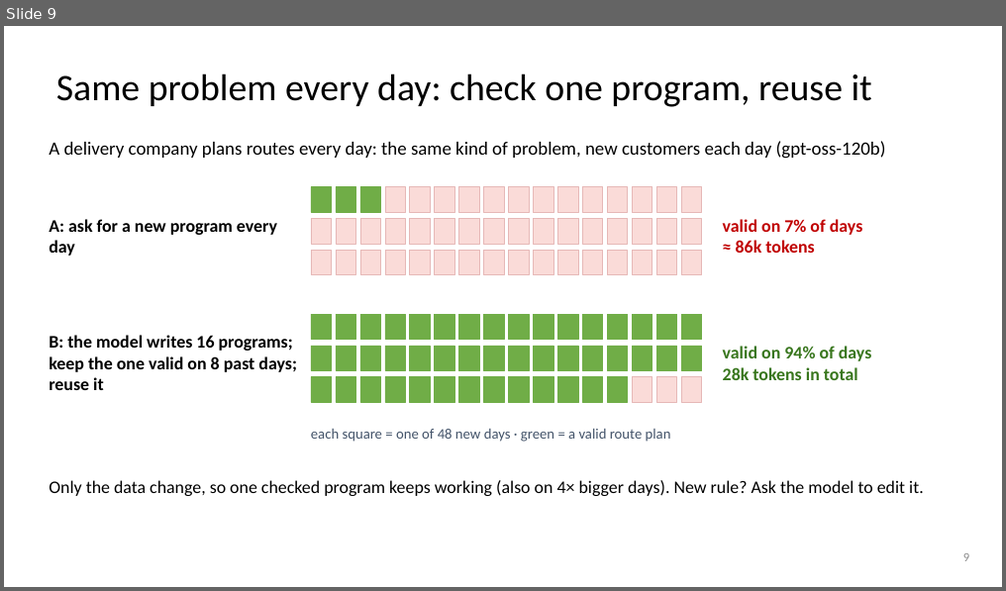
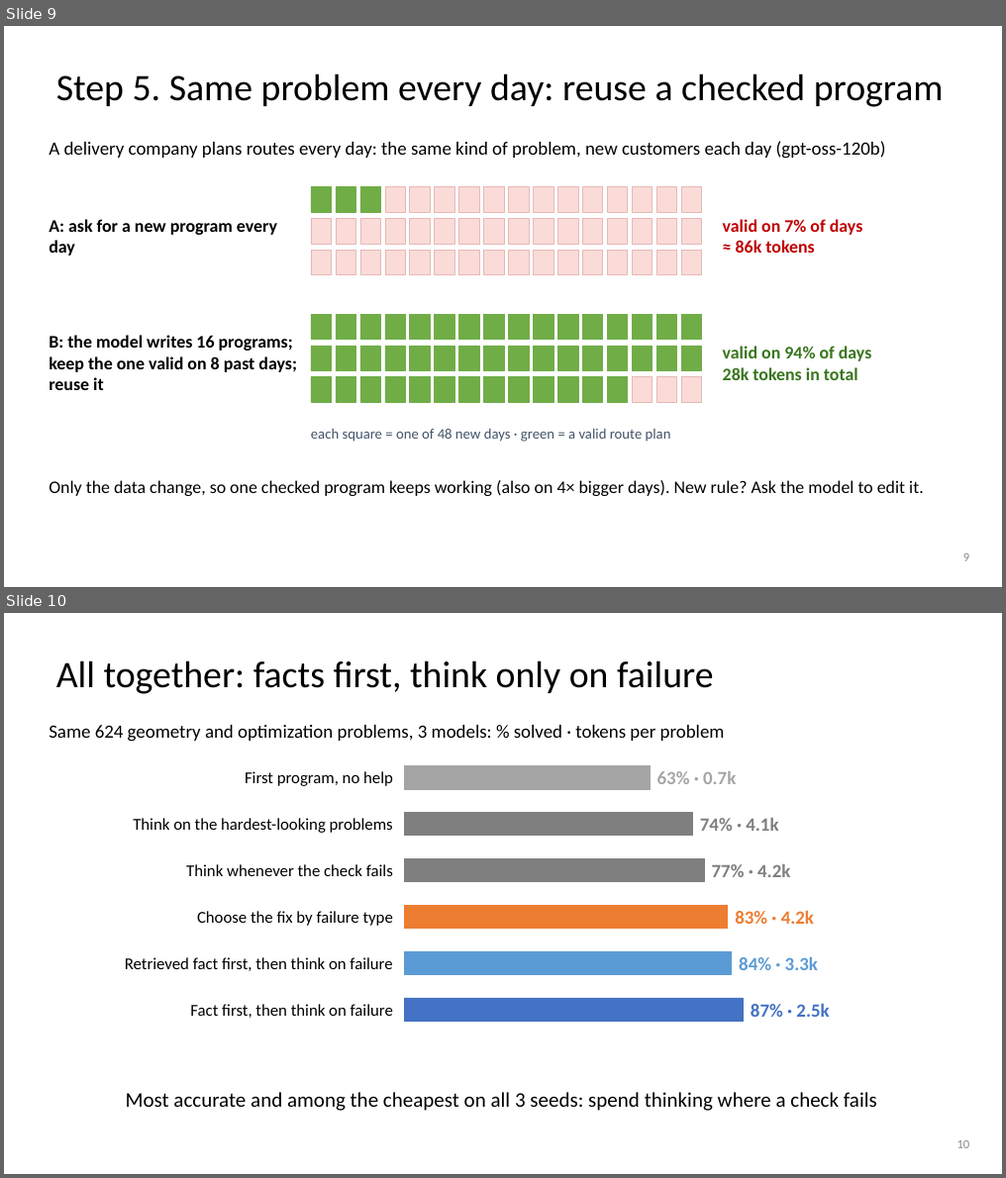
Before and after one commit to dlwns147/CSED490E_Project_Team5, a slide deck: PROPOSAL_slides.pptx. Shown one above the other, each under a label of ours: slide 9 before the commit, slides 9 and 10 after it. The pictures are 1006x591 and 1006x1178 pixels, drawn with LibreOffice and Linux fonts; fonts in the diff are those of the drawing. Boxes give left, top, right and bottom in pixels: in the first picture for what was removed or moved away, otherwise in the second. Text is boxed around its words. In the diff, an @@ line names an element or a change of style, - is before the commit and + after.

```diff
--- a/PROPOSAL_slides.pptx
+++ b/PROPOSAL_slides.pptx
@@ slide 10 added at [4, 613, 1002, 1174], background #FFFFFF @@
@@ title added at [56, 661, 714, 694], 36 pt, text #000000 @@
+All together: facts first, think only on failure
@@ text added at [49, 725, 725, 742], 18 pt, text #000000 @@
+Same 624 geometry and optimization problems, 3 models: % solved · tokens per problem
@@ text added at [245, 771, 393, 786], 16 pt, text #000000 @@
+First program, no help
@@ rectangle added at [405, 765, 650, 789], fill #A5A5A5, outline #A5A5A5 0.5 pt @@
@@ text added at [657, 771, 736, 784], 18 pt, text #A5A5A5, bold @@
+63% · 0.7k
@@ text added at [133, 818, 393, 833], 16 pt, text #000000 @@
+Think on the hardest-looking problems
@@ rectangle added at [405, 812, 693, 836], fill #7F7F7F, outline #7F7F7F 0.5 pt @@
@@ text added at [700, 818, 778, 831], 18 pt, text #7F7F7F, bold @@
+74% · 4.1k
@@ text added at [186, 864, 393, 876], 16 pt, text #000000 @@
+Think whenever the check fails
@@ rectangle added at [405, 859, 704, 881], fill #7F7F7F, outline #7F7F7F 0.5 pt @@
@@ text added at [712, 864, 790, 877], 18 pt, text #7F7F7F, bold @@
+77% · 4.2k
@@ rectangle added at [405, 905, 728, 928], fill #ED7D31, outline #ED7D31 0.5 pt @@
@@ text added at [197, 911, 393, 926], 16 pt, text #000000 @@
+Choose the fix by failure type
@@ text added at [735, 910, 814, 924], 18 pt, text #ED7D31, bold @@
+83% · 4.2k
@@ text added at [125, 958, 392, 971], 16 pt, text #000000 @@
+Retrieved fact first, then think on failure
@@ rectangle added at [405, 952, 732, 974], fill #5B9BD5, outline #5B9BD5 0.5 pt @@
@@ text added at [739, 957, 818, 970], 18 pt, text #5B9BD5, bold @@
+84% · 3.3k
@@ rectangle added at [405, 998, 743, 1021], fill #4472C4, outline #4472C4 0.5 pt @@
@@ text added at [190, 1004, 393, 1018], 16 pt, text #000000 @@
+Fact first, then think on failure
@@ text added at [750, 1003, 829, 1017], 18 pt, text #4472C4, bold @@
+87% · 2.5k
@@ text added at [126, 1092, 877, 1111], 20 pt, text #000000 @@
+Most accurate and among the cheapest on all 3 seeds: spend thinking where a check fails
@@ page number added at [957, 1141, 970, 1149], 12 pt, text #8C8C8C @@
+10
@@ slide 9 changed as well @@
@@ title at [56, 74, 944, 107]: text changed @@
-Same problem every day: check one program, reuse it
+Step 5. Same problem every day: reuse a checked program
```
Also in this commit, not shown: 5 other slides changed, 4 other slides added, 4 slides removed, 16 other files.
